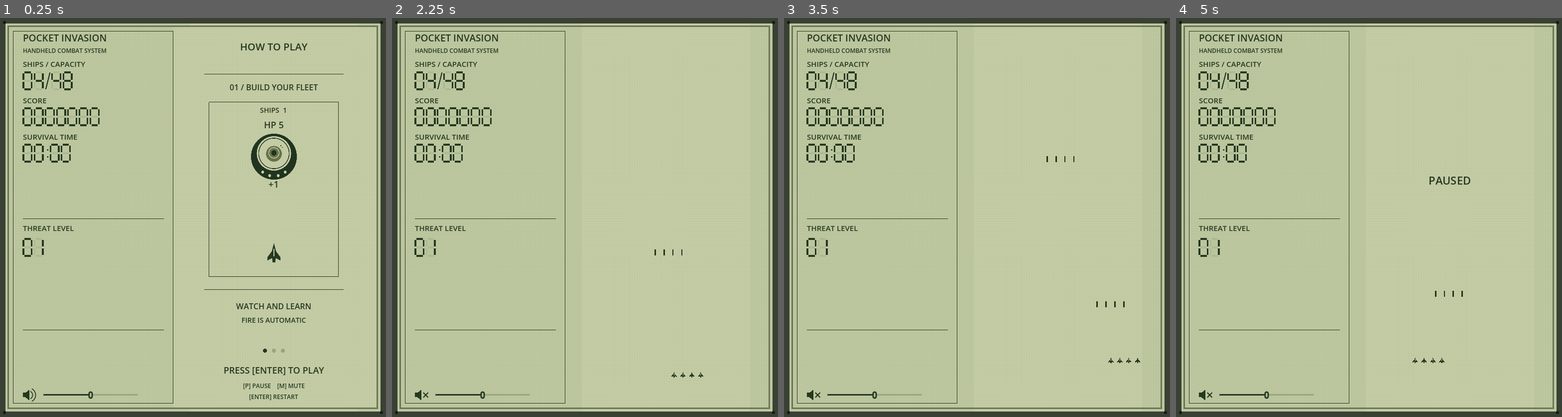
Above: before the commit, frames 1-4 (left to right).
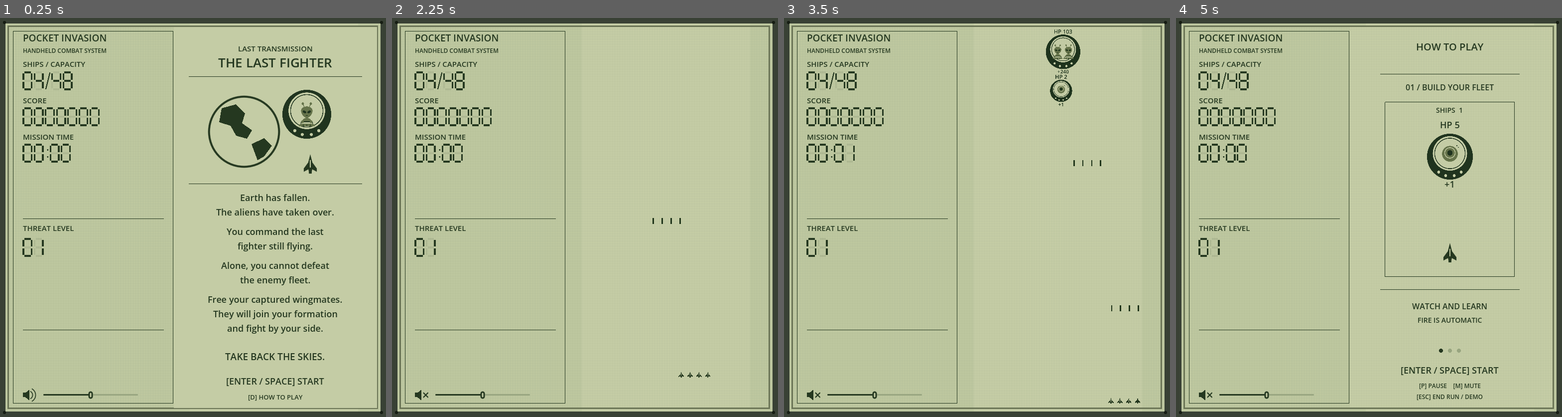
Above: after the commit, the same moments.

Repository: barmassimo/pocket-invasion
Game: Godot game, scene res://scenes/main.tscn
The game is run twice, just before and just after one commit, with the same random seed, the same clock (stepped at 60 frames per second) and the same inputs.
Inputs (mouse positions are in pixels of both pictures, inside the frame that each line leads up to):
- Up to frame 1 (0.25 s): no input
- Up to frame 2 (2.25 s): click (422, 393) at 0.5 s; tap Enter at 1.25, 1.35 s; move the mouse to (669, 197) at 1.27 s; hold D 1.28-2.03 s; click (669, 197) at 1.42 s; tap Space at 1.52, 1.82, 2 s; tap P at 1.55, 2.1 s; move the mouse to (507, 237) at 2.02 s; hold S from 2.03 s (still down); click (507, 237) at 2.17 s
- Up to frame 3 (3.5 s): tap Space at 2.27, 2.57, 3.05 s; tap Keypad Enter at 2.3, 2.85 s; move the mouse to (1015, 129) at 2.77 s; release S at 2.78 s; hold D from 2.78 s (still down); click (1015, 129) at 2.92 s
- Up to frame 4 (5 s): move the mouse to (1349, 297) at 3.52 s; release D at 3.53 s; hold W 3.53-4.28 s; tap Space at 3.6, 3.77, 4.07, 4.52, 4.82 s; click (1349, 297) at 3.67 s; tap Enter at 3.8, 4.35 s; move the mouse to (1484, 277) at 4.27 s; hold Left from 4.28 s (still down); click (1484, 277) at 4.42 s; tap P at 4.55 s; tap Escape at 4.9 s

The runs differ from the first frame. In frame 1, 6.2% of the frame differs, in the area x 5-98%, y 2-98%; in frame 2, 0.2%; in frame 3, 0.9%; in frame 4, 2.2%.

Commit message:
Add mission introduction and revise start and exit controls

Diff:
--- a/game/scripts/attract_demo.gd
+++ b/game/scripts/attract_demo.gd
@@ -74,9 +74,9 @@
 		text_at(546, "FIRE IS AUTOMATIC" if lesson < 2 else "MOVE [W][A][S][D] / [ARROWS]", 14)
 	for i: int in range(3):
 		draw_circle(Vector2(122 + i * 18, 602), 4, INK if i == lesson else Color("98a580"))
-	text_at(648, "PRESS [ENTER] TO PLAY", 18)
+	text_at(648, "[ENTER / SPACE] START", 18)
 	text_at(677, "[P] PAUSE    [M] MUTE", 12)
-	text_at(699, "[ENTER] RESTART", 12)
+	text_at(699, "[ESC] END RUN / DEMO", 12)
 
 func draw_shooting(time: float, kind: int) -> void:
 	var impact: Vector2 = Vector2(140, 213)
--- a/game/scripts/checks.gd
+++ b/game/scripts/checks.gd
@@ -50,6 +50,25 @@
 func run() -> void:
 	var game := Main.new()
 	root.add_child(game)
+	check(game.lcd.intro.visible and not game.lcd.demo.visible and not game.running, "Startup shows the story without running the course or demo")
+	var control_key := InputEventKey.new()
+	control_key.pressed = true
+	control_key.keycode = KEY_SPACE
+	game._unhandled_key_input(control_key)
+	check(game.running and not game.lcd.intro.visible, "Space starts from the story")
+	game.score = 123
+	for code: Key in [KEY_ENTER, KEY_SPACE]:
+		control_key.keycode = code
+		game._unhandled_key_input(control_key)
+		check(game.score == 123 and game.running, "Start keys never restart an active run")
+	control_key.keycode = KEY_P
+	game._unhandled_key_input(control_key)
+	control_key.keycode = KEY_ENTER
+	game._unhandled_key_input(control_key)
+	check(not game.running and game.score == 123 and game.message.text == "PAUSED", "Enter never restarts a paused run")
+	control_key.keycode = KEY_ESCAPE
+	game._unhandled_key_input(control_key)
+	check(game.lcd.demo.visible and not game.lcd.intro.visible and not game.started and game.score == 0 and game.targets.is_empty() and game.bullets.is_empty() and game.defeat_hold_remaining == 0.0, "Escape ends the run and immediately shows a clean demo")
 	check(not game.sound.music.playing, "Ready demonstration stays silent")
 	game.set_physics_process(false)
 	game.reset_run(true, 123)
--- a/game/scripts/lcd_display.gd
+++ b/game/scripts/lcd_display.gd
@@ -6,12 +6,14 @@
 
 const Rules = preload("res://scripts/invasion_rules.gd")
 const Demo = preload("res://scripts/attract_demo.gd")
+const Intro = preload("res://scripts/story_intro.gd")
 const WINDOW_WIDTH: int = 775
 const PLAYFIELD_CENTER_X: float = 550.0
 const INK := Color("253820")
 const GHOST := Color(0.16, 0.22, 0.12, 0.09)
 const DIGITS: Array[int] = [63, 6, 91, 79, 102, 109, 125, 7, 127, 111]
 var demo: AttractDemo
+var intro: StoryIntro
 var soldiers: int = 4
 var score: int = 0
 var seconds: int = 0
@@ -27,6 +29,10 @@
 	demo = Demo.new() as AttractDemo
 	demo.position = Vector2(PLAYFIELD_CENTER_X - 140, 65)
 	add_child(demo)
+	intro = Intro.new() as StoryIntro
+	intro.position = Vector2(349, 18)
+	intro.visible = false
+	add_child(intro)
 	volume_slider = HSlider.new()
 	volume_slider.position = Vector2(87, 742)
 	volume_slider.size = Vector2(190, 28)
@@ -63,7 +69,14 @@
 	add_child(speaker_button)
 
 func set_playing(playing: bool) -> void:
+	intro.visible = false
 	demo.set_playing(playing)
+	queue_redraw()
+
+func show_intro() -> void:
+	demo.set_playing(true)
+	intro.visible = true
+	queue_redraw()
 
 func update_status(count: int, points: int, time: float) -> void:
 	soldiers = count
@@ -94,7 +107,7 @@
 	segment_text("%02d/%02d" % [soldiers, Rules.MAX_SOLDIERS], Vector2(47, 109), 34)
 	caption(Vector2(46, 171), "SCORE")
 	segment_text("%07d" % score, Vector2(47, 181), 34)
-	caption(Vector2(46, 244), "SURVIVAL TIME")
+	caption(Vector2(46, 244), "MISSION TIME")
 	segment_text("%02d:%02d" % [seconds / 60, seconds % 60], Vector2(47, 254), 34)
 	draw_line(Vector2(46, 403), Vector2(329, 403), INK)
 	caption(Vector2(46, 427), "THREAT LEVEL")
--- a/game/scripts/main.gd
+++ b/game/scripts/main.gd
@@ -48,6 +48,7 @@
 	build_world()
 	build_ui()
 	reset_run(false)
+	lcd.show_intro()
 	print("USER_DATA_DIR=", OS.get_user_data_dir())
 
 func mat(color: Color, glow: bool = false) -> StandardMaterial3D:
@@ -239,8 +240,13 @@
 func _unhandled_key_input(event: InputEvent) -> void:
 	if event is not InputEventKey or not event.pressed or event.echo:
 		return
-	if event.keycode == KEY_ENTER or event.keycode == KEY_KP_ENTER:
-		reset_run()
+	if event.keycode in [KEY_ENTER, KEY_KP_ENTER, KEY_SPACE]:
+		if not started or squad.is_empty():
+			reset_run()
+	elif event.keycode == KEY_ESCAPE:
+		reset_run(false)
+	elif event.keycode == KEY_D and not started:
+		lcd.set_playing(false)
 	elif event.keycode == KEY_M:
 		toggle_sound_mute()
 	elif event.keycode == KEY_F11 or event.keycode == KEY_F:
@@ -405,12 +411,13 @@
 
 func finish() -> void:
 	running = false
+	started = false
 	sound.set_music_playing(false)
 	defeat_hold_remaining = DEFEAT_HOLD_SECONDS
 	lcd.set_playing(true)
 	message.visible = true
 	sound.play_effect("defeat")
-	message.text = "FLEET LOST\n\nPRESS [ENTER] TO PLAY"
+	message.text = "FLEET LOST\n\n[ENTER / SPACE] START\n[ESC] DEMO"
 
 func update_hud() -> void:
 	lcd.update_status(squad.size(), score, elapsed)
--- /dev/null
+++ b/game/scripts/story_intro.gd
@@ -0,0 +1,50 @@
+class_name StoryIntro
+extends Control
+
+const INK := Color("253820")
+const PAPER := Color("c4cca5")
+const Art = preload("res://scripts/target_art.gd")
+var font := SystemFont.new()
+
+func _ready() -> void:
+	mouse_filter = Control.MOUSE_FILTER_IGNORE
+	font.font_names = PackedStringArray(["Consolas", "Courier New"])
+	font.font_weight = 700
+	paragraph(47, "LAST TRANSMISSION", 15)
+	paragraph(79, "THE LAST FIGHTER", 26)
+	paragraph(347, "Earth has fallen.\nThe aliens have taken over.", 18)
+	paragraph(415, "You command the last\nfighter still flying.", 18)
+	paragraph(483, "Alone, you cannot defeat\nthe enemy fleet.", 18)
+	paragraph(551, "Free your captured wingmates.\nThey will join your formation\nand fight by your side.", 18)
+	paragraph(666, "TAKE BACK THE SKIES.", 19)
+	paragraph(715, "[ENTER / SPACE] START", 18)
+	paragraph(746, "[D] HOW TO PLAY", 13)
+
+func paragraph(y: float, text: String, size: int) -> void:
+	var label := Label.new()
+	label.position = Vector2(16, y - size)
+	label.size.x = 376
+	label.text = text
+	label.horizontal_alignment = HORIZONTAL_ALIGNMENT_CENTER
+	label.add_theme_font_override("font", font)
+	label.add_theme_font_size_override("font_size", size)
+	label.add_theme_color_override("font_color", INK)
+	add_child(label)
+
+func _draw() -> void:
+	draw_rect(Rect2(0, 0, 408, 764), PAPER)
+	draw_line(Vector2(30, 100), Vector2(378, 100), INK)
+	# Flat orbital vignette, using the same clean silhouettes as the course.
+	draw_circle(Vector2(141, 210), 72, INK, true, -1, true)
+	draw_circle(Vector2(141, 210), 68, PAPER, true, -1, true)
+	draw_colored_polygon(PackedVector2Array([
+		Vector2(96, 163), Vector2(125, 155), Vector2(143, 173),
+		Vector2(137, 193), Vector2(157, 207), Vector2(147, 224),
+		Vector2(125, 218), Vector2(114, 198), Vector2(91, 191)]), INK)
+	draw_colored_polygon(PackedVector2Array([
+		Vector2(156, 235), Vector2(181, 223), Vector2(197, 238),
+		Vector2(181, 260), Vector2(168, 267)]), INK)
+	draw_texture_rect(Art.HULL, Rect2(218, 126, 98, 98), false)
+	draw_texture_rect(Art.PILOT, Rect2(248, 151, 38, 48), false)
+	draw_texture_rect(LcdIcons.SHIP, Rect2(257, 253, 34, 46), false, INK)
+	draw_line(Vector2(30, 315), Vector2(378, 315), INK)
Not shown, added: game/scripts/story_intro.gd.uid
